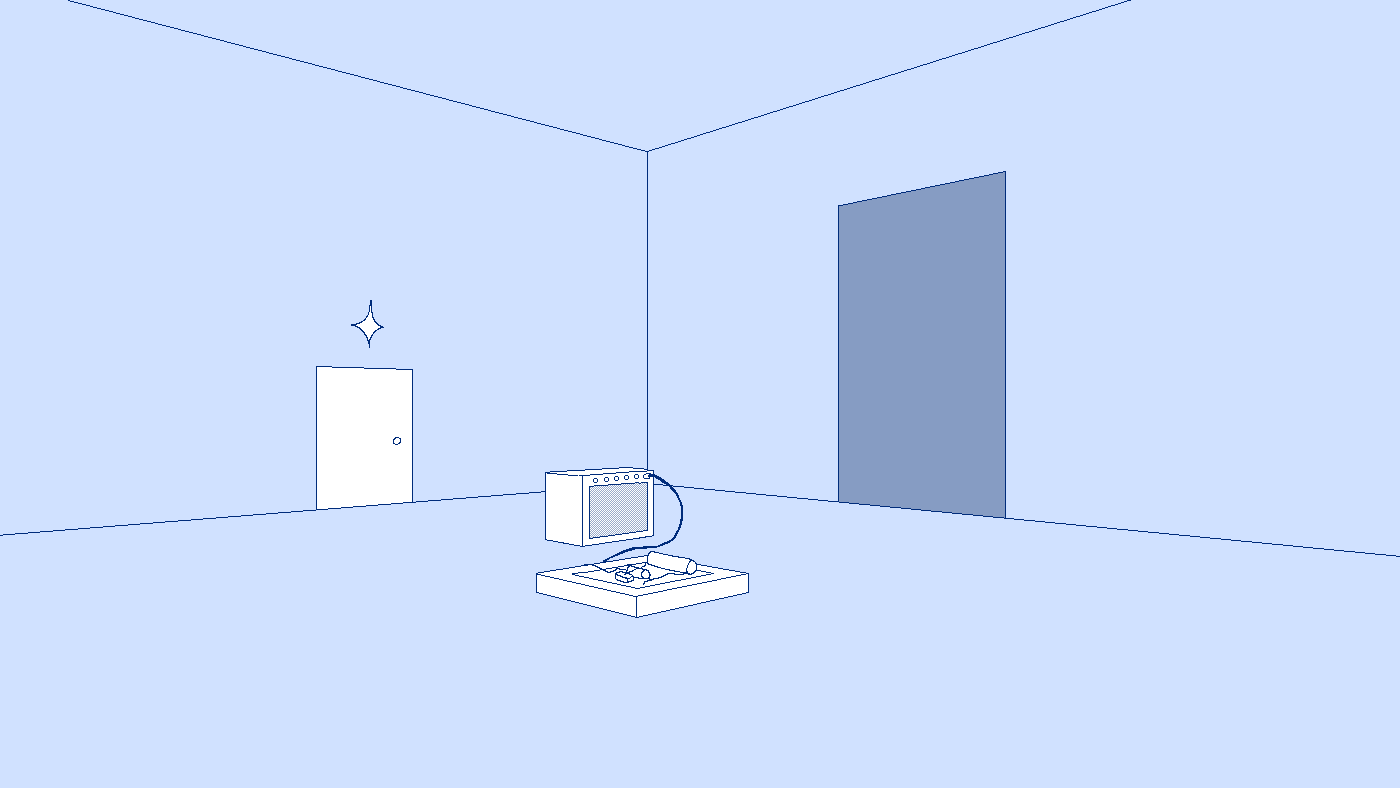
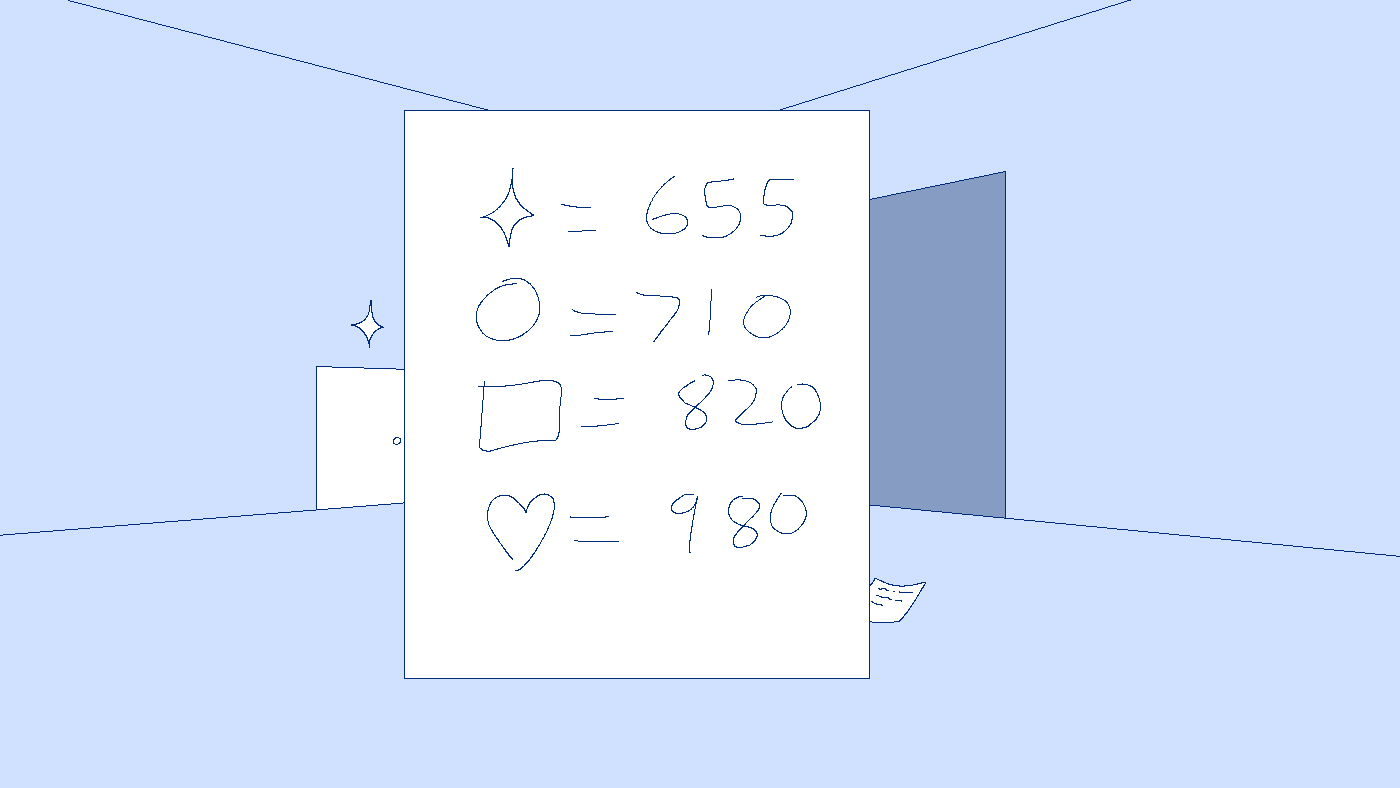
Before/after of a 1400 x 788 layered artwork. What changed in the layer stack:
added layer "Paint Layer 3" above "amp" over [404, 110, 896, 679]
painted on "door1" over [404, 256, 512, 576]
added layer "Paint Layer 2" above "door2Highlight" over [832, 576, 926, 640]
painted on "door2Highlight" over [832, 128, 870, 576]
painted on "door2" over [832, 128, 870, 576]
painted on "Paint Layer 1" over [404, 110, 870, 576]
painted on "Background" over [404, 110, 926, 679]